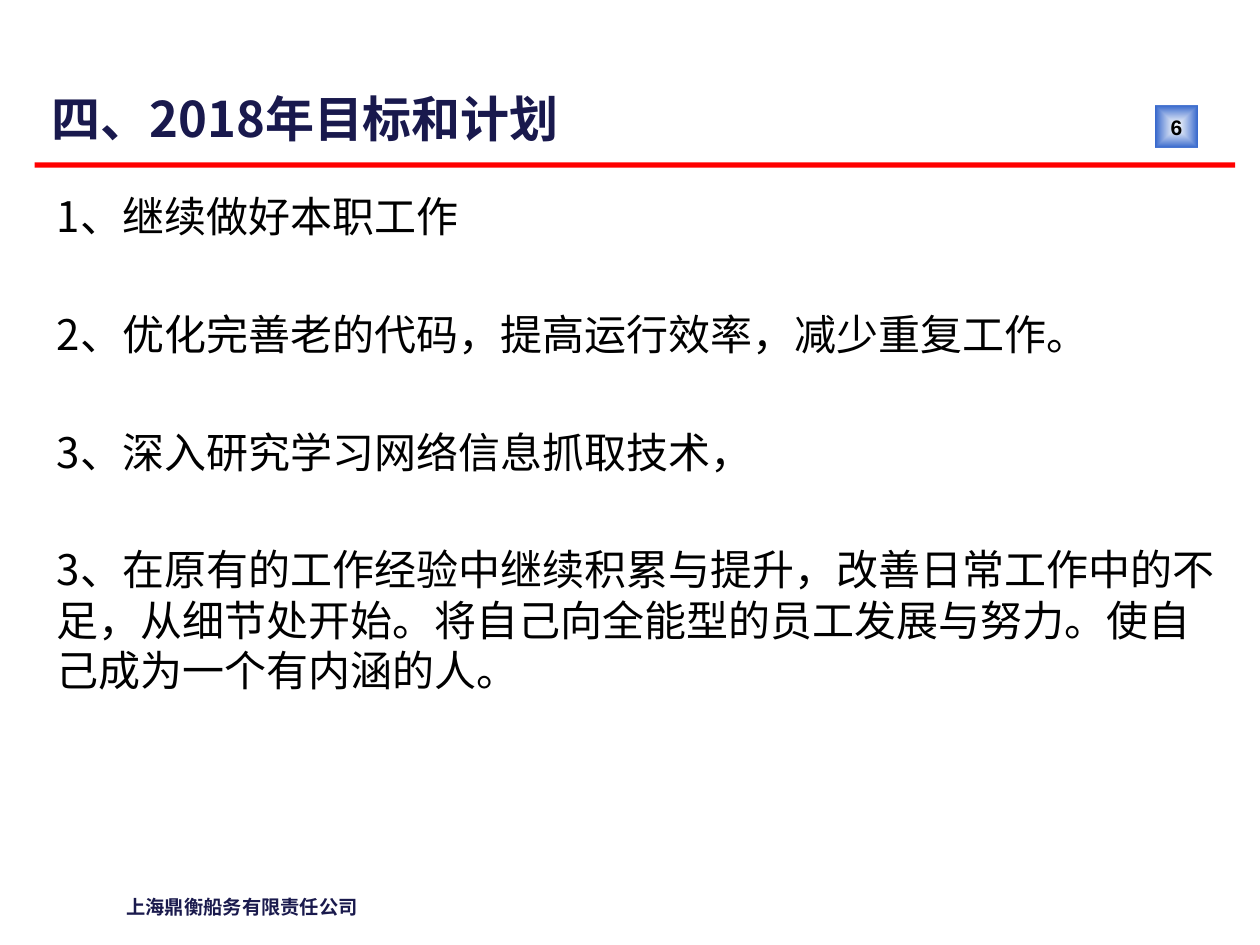
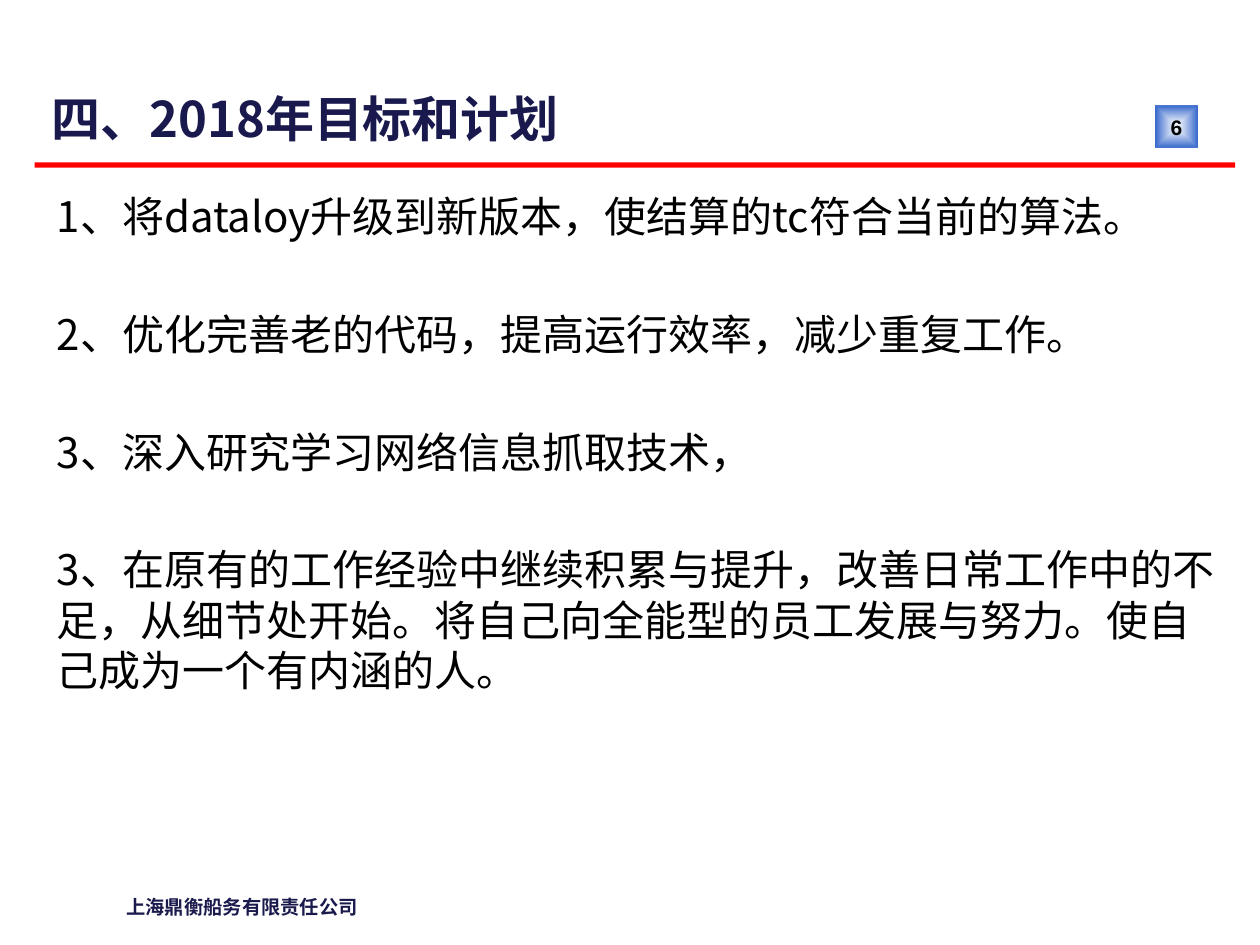
Before and after one commit to qwac-123/workwork, a slide deck: slide 6 of 2017年终总结-曹颜海2.pptx. Drawn at 1260x945 pixels with LibreOffice and Linux fonts; fonts in the diff are those of the drawing; background and template pictures are left out. Boxes give left, top, right and bottom in pixels: in the first picture for what was removed or moved away, otherwise in the second. Text is boxed around its words. In the diff, an @@ line names an element or a change of style, - is before the commit and + after.

```diff
--- a/2017年终总结-曹颜海2.pptx
+++ b/2017年终总结-曹颜海2.pptx
@@ text at bbox=[57, 196, 1146, 242]: text changed @@
-1、继续做好本职工作
+1、将dataloy升级到新版本，使结算的tc符合当前的算法。
```
Also in this commit, not shown: 4 other slides changed, 1 other file.
